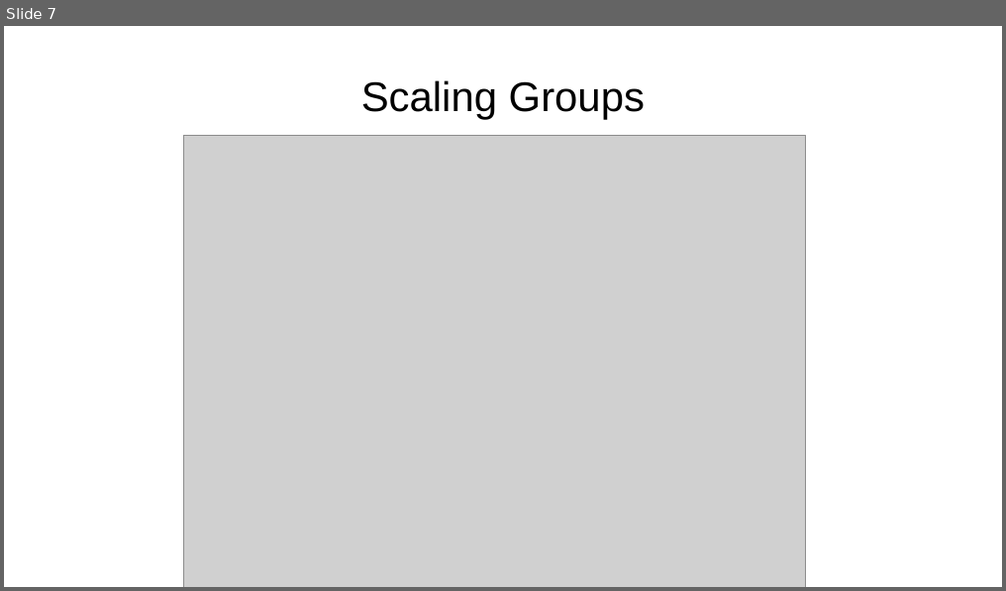
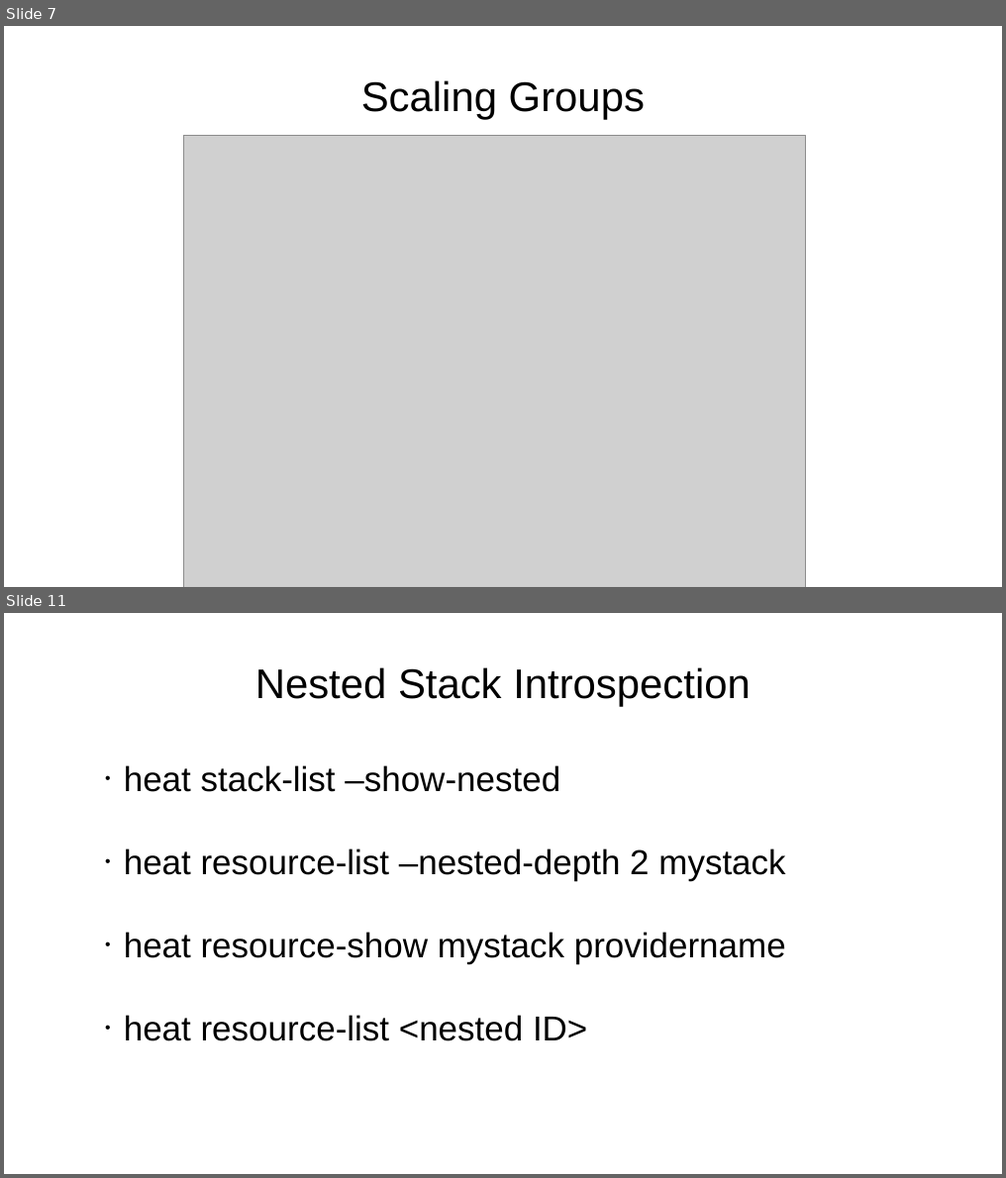
Before and after one commit to zaneb/presentations, a slide deck: Heat_Beyond_Basics.odp. Shown one above the other, each under a label of ours: slide 7 before the commit, slides 7 and 11 after it; the slides between them are not shown. The pictures are 1006x591 and 1006x1178 pixels, drawn with LibreOffice and Linux fonts; fonts in the diff are those of the drawing; grey boxes stand for pictures; background and template pictures are left out. Boxes give left, top, right and bottom in pixels: in the first picture for what was removed or moved away, otherwise in the second. Text is boxed around its words. In the diff, an @@ line names an element or a change of style, - is before the commit and + after.

```diff
--- a/Heat_Beyond_Basics.odp
+++ b/Heat_Beyond_Basics.odp
@@ slide 11 added at (4,613,1002,1174), background picture (left out) @@
@@ title added at (255,667,750,707), 38.3 pt, text #000000 @@
+Nested Stack Introspection
@@ text added at (124,765,786,1042), 32 pt, text #000000 @@
+• heat stack-list –show-nested
+• heat resource-list –nested-depth 2 mystack
+• heat resource-show mystack providername
+• heat resource-list <nested ID>
```
Also in this commit, not shown: 1 slide changed, 6 other slides added, 1 other file.
